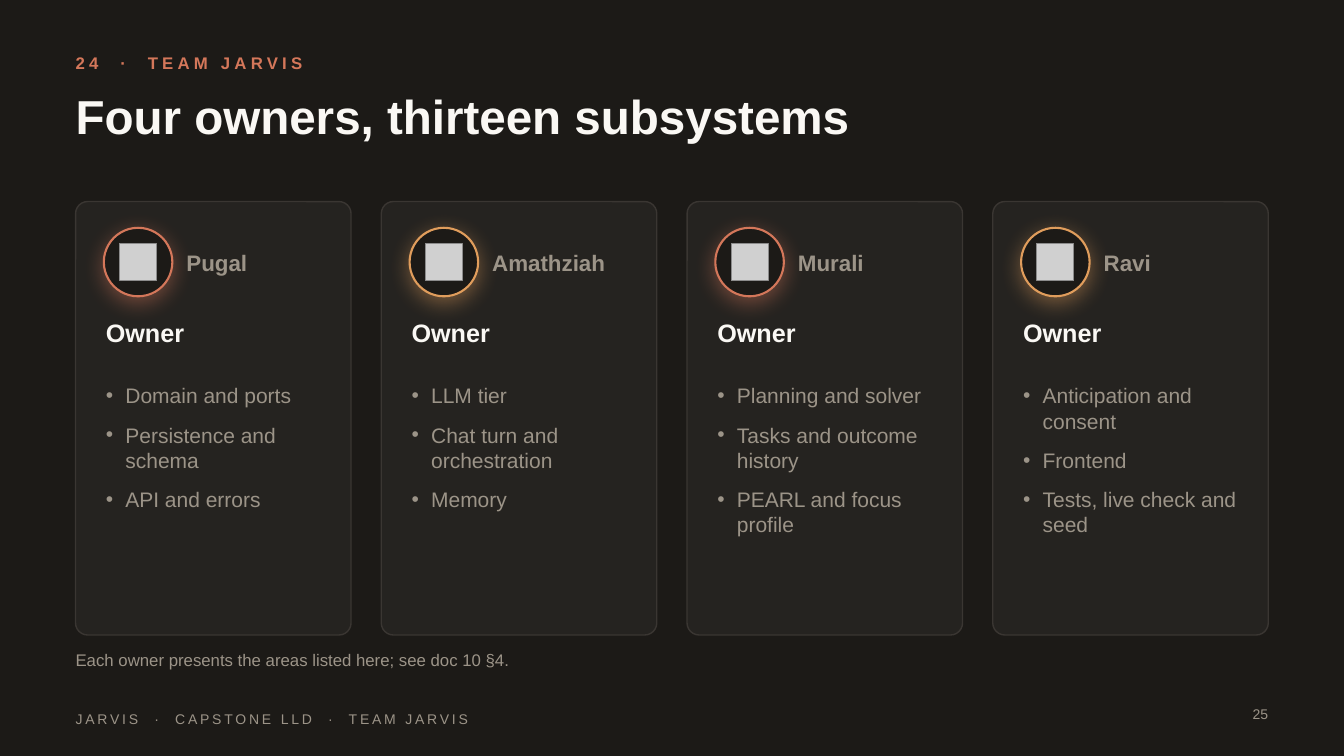
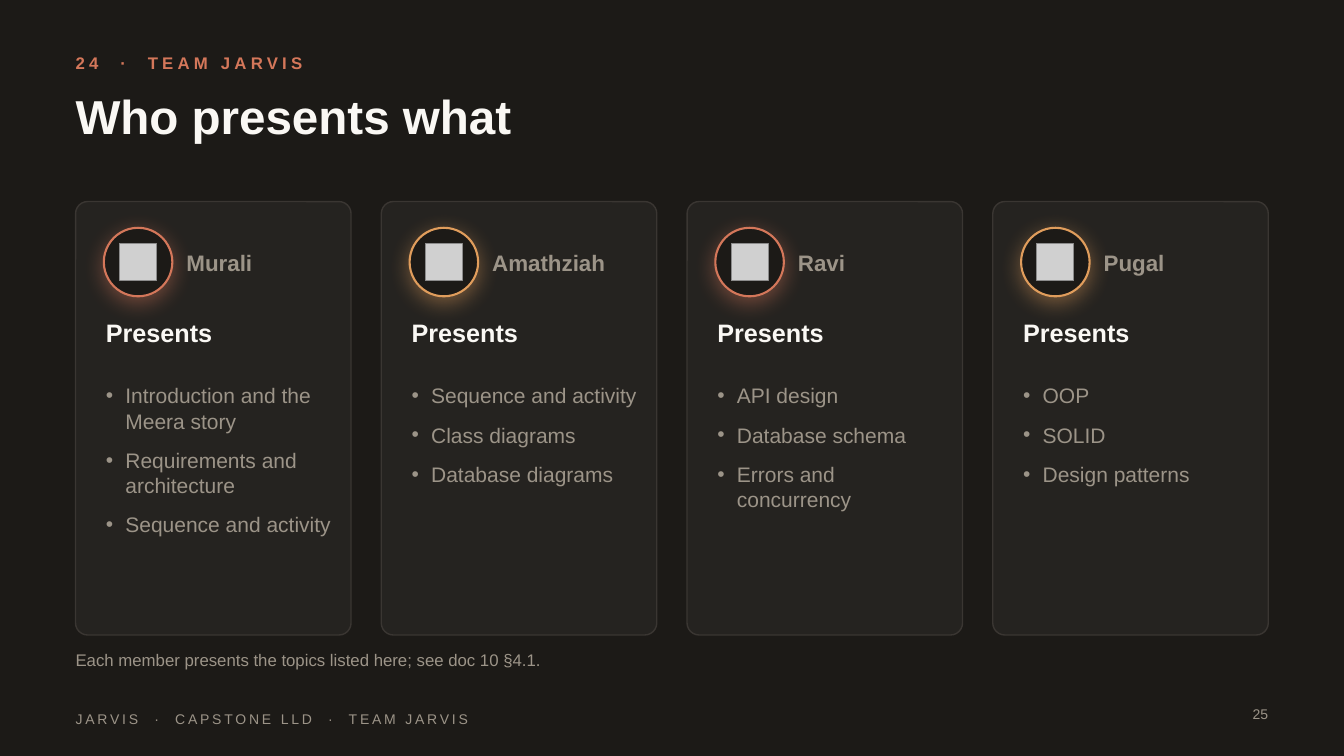
Before and after one commit to HackHeroic/Jarvis-Engine, a slide deck: slide 25 of docs/capstone/presentation/Jarvis-Capstone.pptx. Drawn at 1344x756 pixels with LibreOffice and Linux fonts; fonts in the diff are those of the drawing; grey boxes stand for pictures; background and template pictures are left out. Boxes give left, top, right and bottom in pixels: in the first picture for what was removed or moved away, otherwise in the second. Text is boxed around its words. In the diff, an @@ line names an element or a change of style, - is before the commit and + after.

Commit message:
Capstone docs and deck: who presents what, and six patterns to present

```diff
--- a/docs/capstone/presentation/Jarvis-Capstone.pptx
+++ b/docs/capstone/presentation/Jarvis-Capstone.pptx
@@ title at (76, 99, 511, 143): text changed @@
-Four owners, thirteen subsystems
+Who presents what
@@ text at (186, 255, 252, 271): text changed @@
-Pugal
+Murali
@@ text at (798, 255, 845, 271): text changed @@
-Murali
+Ravi
@@ text at (1104, 255, 1165, 276): text changed @@
-Ravi
+Pugal
@@ text at (106, 324, 212, 343): text changed @@
-Owner
+Presents
@@ text at (412, 324, 518, 343): text changed @@
-Owner
+Presents
@@ text at (717, 324, 823, 343): text changed @@
-Owner
+Presents
@@ text at (1023, 324, 1129, 343): text changed @@
-Owner
+Presents
@@ text at (125, 388, 331, 537): text changed @@
-• Domain and ports
-• Persistence and schema
-• API and errors
+• Introduction and the Meera story
+• Requirements and architecture
+• Sequence and activity
@@ text at (431, 388, 636, 486): text changed @@
-• LLM tier
-• Chat turn and orchestration
-• Memory
+• Sequence and activity
+• Class diagrams
+• Database diagrams
@@ text at (737, 388, 906, 511): text changed @@
-• Planning and solver
-• Tasks and outcome history
-• PEARL and focus profile
+• API design
+• Database schema
+• Errors and concurrency
@@ text at (1043, 388, 1190, 486): text changed @@
-• Anticipation and consent
-• Frontend
-• Tests, live check and seed
+• OOP
+• SOLID
+• Design patterns
@@ text at (76, 654, 540, 670): text changed @@
-Each owner presents the areas listed here; see doc 10 §4.
+Each member presents the topics listed here; see doc 10 §4.1.
```
Also in this commit, not shown: 1 other slide changed, 10 other files.
